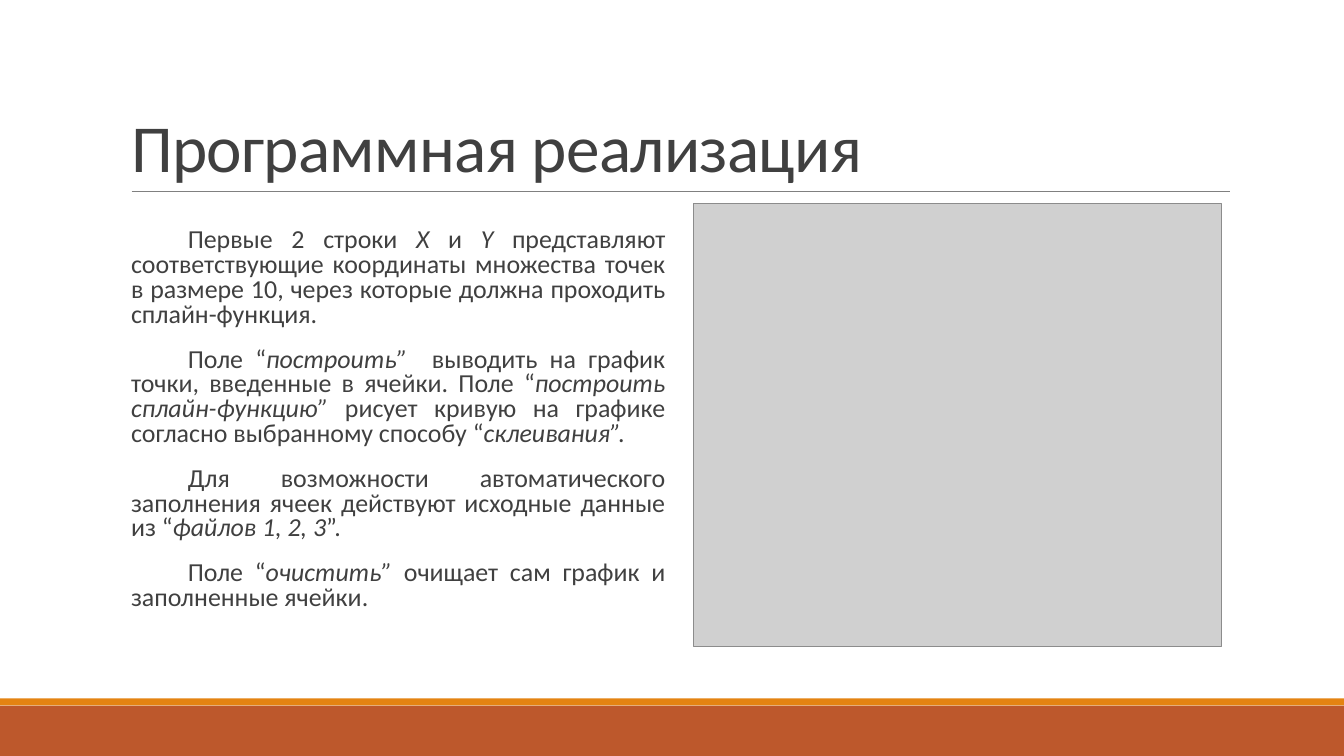
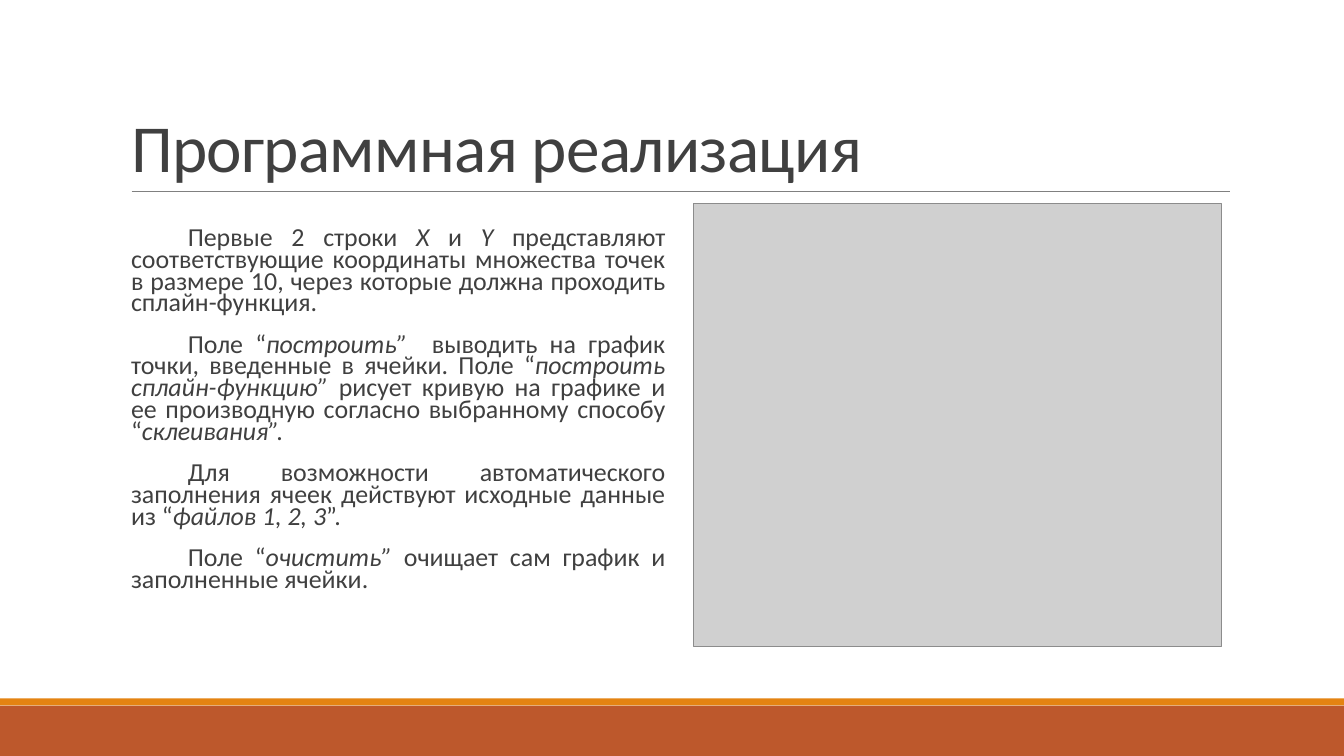
Before and after one commit to sashastahiev/FunctionSplineE, a slide deck: slide 10 of Presentation1.pptx. Drawn at 1344x756 pixels with LibreOffice and Linux fonts; fonts in the diff are those of the drawing; grey boxes stand for pictures. Boxes give left, top, right and bottom in pixels: in the first picture for what was removed or moved away, otherwise in the second. Text is boxed around its words. In the diff, an @@ line names an element or a change of style, - is before the commit and + after.

Commit message:
Add include

```diff
--- a/Presentation1.pptx
+++ b/Presentation1.pptx
@@ text at (131,229,666,588): line spacing 0.8 to 0.7 @@
@@ text at (131,334,665,440): text changed @@
-  Поле “построить” выводить на график точки, введенные в ячейки. Поле “построить сплайн-функцию” рисует кривую на графике согласно выбранному способу “склеивания”.
+  Поле “построить” выводить на график точки, введенные в ячейки. Поле “построить сплайн-функцию” рисует кривую на графике и ее производную согласно выбранному способу “склеивания”.
```
